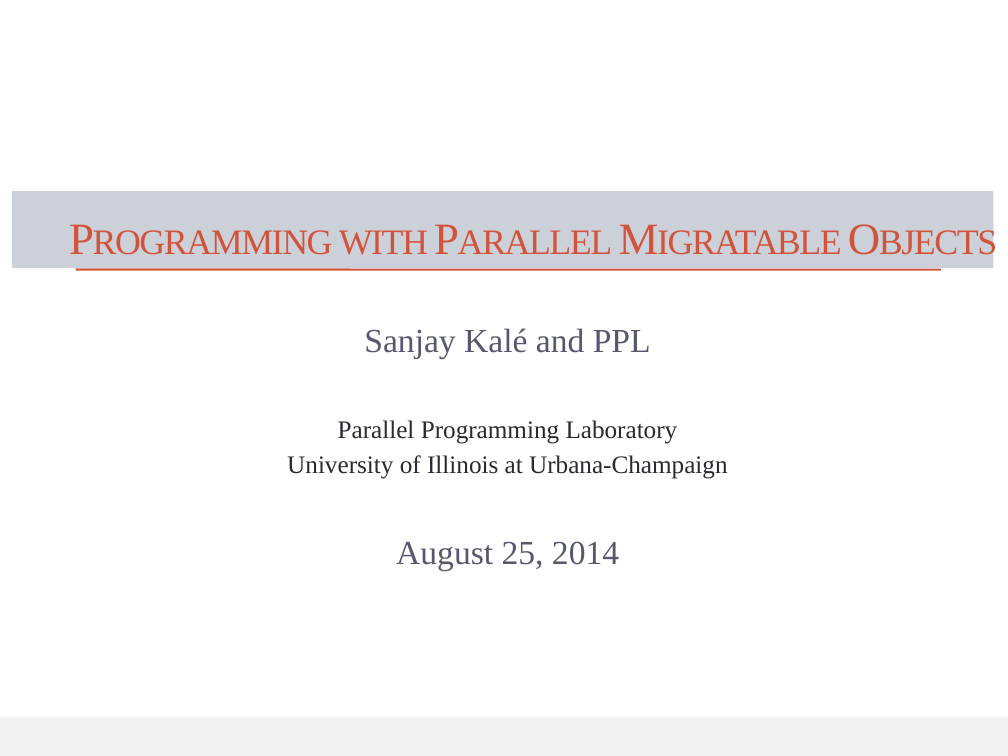
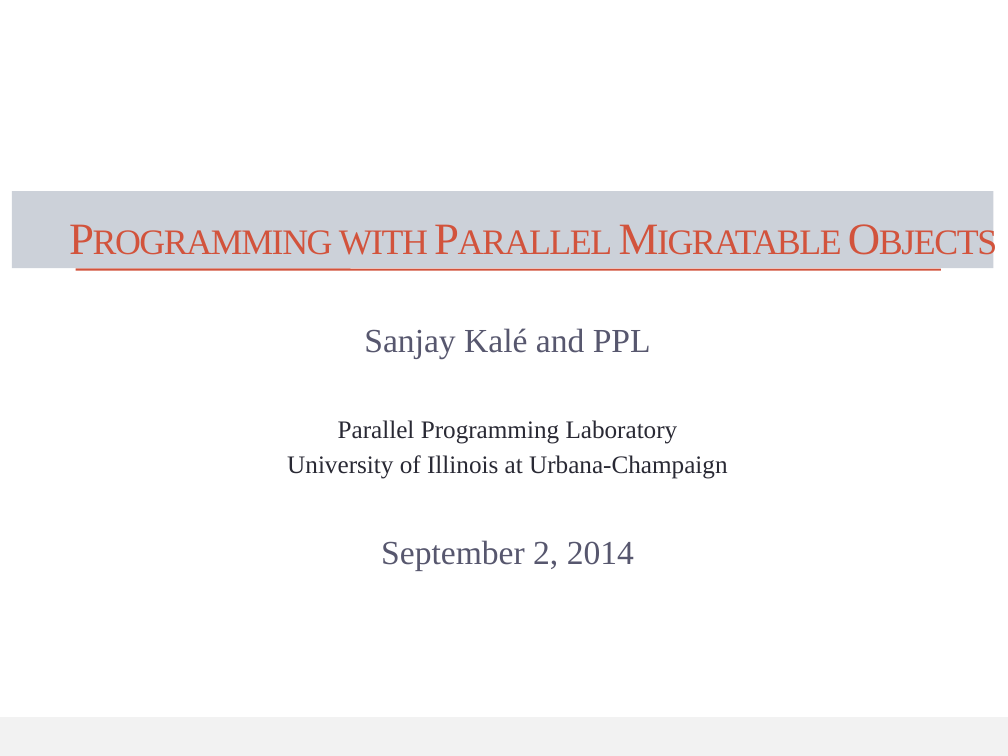
Before and after one commit to UIUC-PPL/charm_tutorial, a slide deck: slide 1 of tutorial.pptx. Drawn at 1008x756 pixels with LibreOffice and Linux fonts; fonts in the diff are those of the drawing. Boxes give left, top, right and bottom in pixels: in the first picture for what was removed or moved away, otherwise in the second. Text is boxed around its words. In the diff, an @@ line names an element or a change of style, - is before the commit and + after.

```diff
--- a/tutorial.pptx
+++ b/tutorial.pptx
@@ text at bbox=[381, 540, 634, 571]: text changed @@
-August 25, 2014
+September 2, 2014
```
Also in this commit, not shown: 3 other slides changed, 8 slides added.
